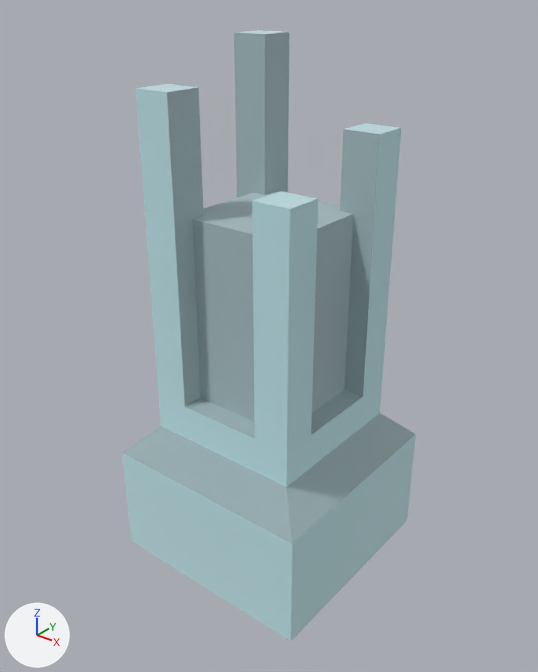
A saved change to the glTF model maps/world/.stores/model-library/kenney/nature-kit/statue_columnDamaged.glb.
Before and after are seen from a 50 mm camera at (0.558, -0.704, 0.716) aimed at (0.001, -0.008, 0.285). The axes (+X, +Y, +Z) are drawn at lower left. The lights are the same throughout. The picture after the commit comes second. Where no turn or scale is listed for an object, it has been applied to the vertices.

Objects in the first picture: 'statue_columnDamaged'.
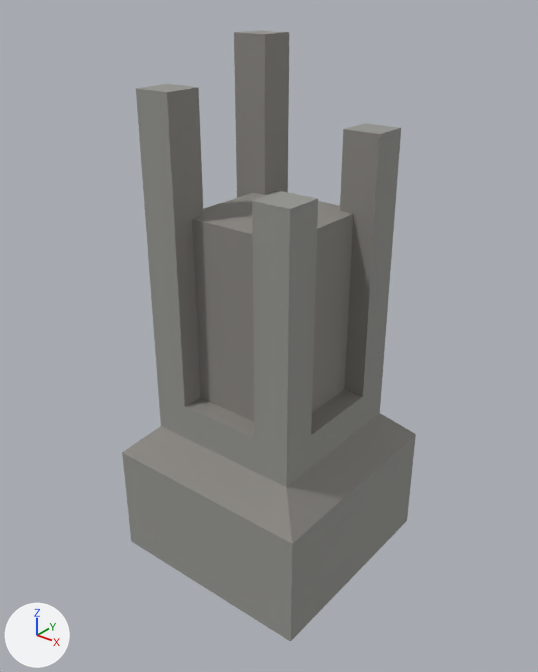
The change in detail:
In material 'stoneDark' (mat_stonedark), metallic goes from 1.0 to 0.0.
Material 'stoneDark' (mat_stonedark) changes colour from light grey #ccdbde to grey #8b8984; in linear values from (0.604, 0.71, 0.729) to (0.26, 0.25, 0.23).
In material 'stoneDark' (mat_stonedark), roughness goes from 1.0 to 0.9.
In material 'stone' (mat_stone), metallic goes from 1.0 to 0.0.
Material 'stone' (mat_stone) changes colour from pale blue #ddf2f5 to grey #959590; in linear values from (0.722, 0.886, 0.91) to (0.3, 0.3, 0.28).
In material 'stone' (mat_stone), roughness goes from 1.0 to 0.9.
Object 'tmpParent' (ob_tmpparent) is deleted.

Pixel boxes (x1, y1, x2, y2) of what changed, in the pictures (538 x 672 px):
'statue_columnDamaged', recoloured, surface changed (darker): (122, 30, 416, 642) in both
